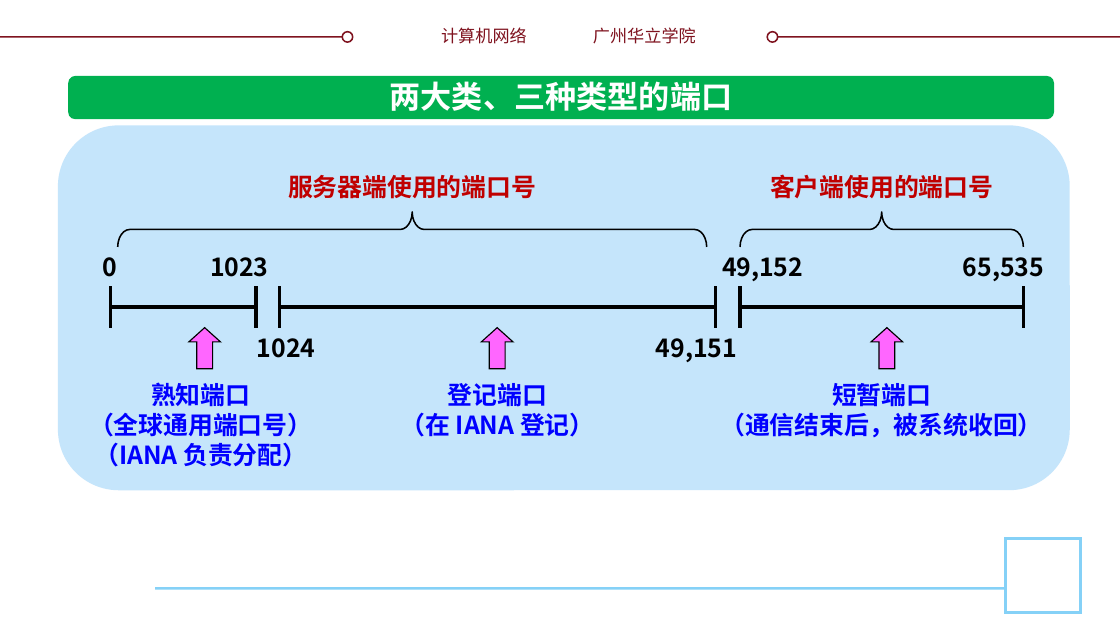
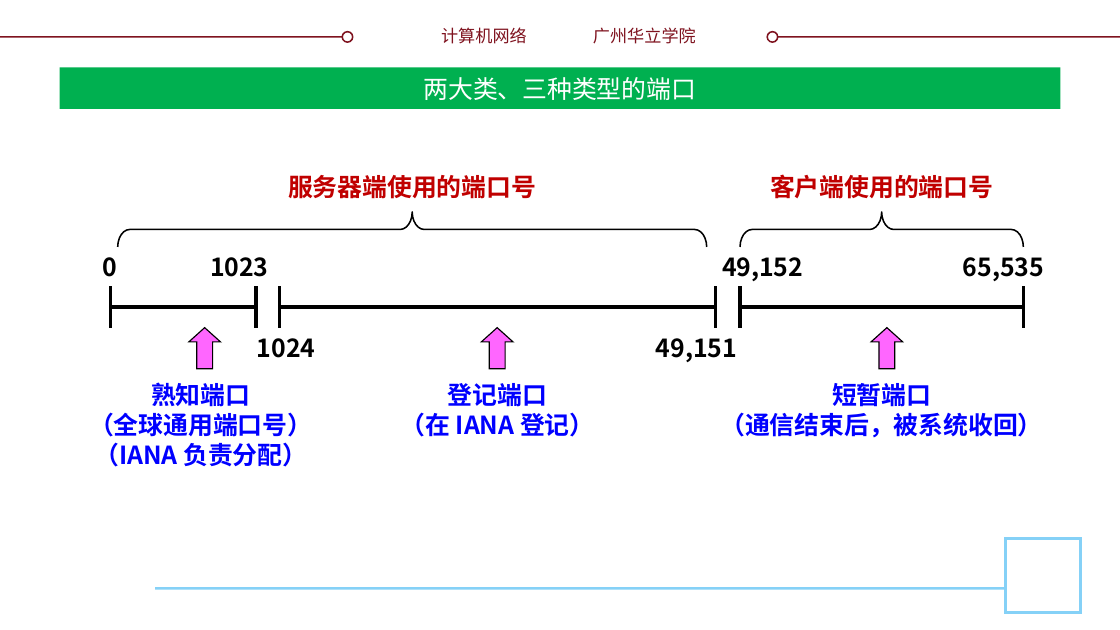
Before and after one commit to glplaman/glplaman.github.io, a slide deck: slide 18 of network/ppt/chap5.pptx. Drawn at 1120x630 pixels with LibreOffice and Linux fonts; fonts in the diff are those of the drawing; background and template pictures are left out. Boxes give left, top, right and bottom in pixels: in the first picture for what was removed or moved away, otherwise in the second. Text is boxed around its words. In the diff, an @@ line names an element or a change of style, - is before the commit and + after.

```diff
--- a/network/ppt/chap5.pptx
+++ b/network/ppt/chap5.pptx
@@ title "两大类、三种类型的端口": place and size @@
-title "两大类、三种类型的端口" at (390, 81, 733, 111)
+title "两大类、三种类型的端口" at (59, 67, 1061, 109)
@@ title "两大类、三种类型的端口" at (59, 67, 1061, 109): size 20 to 16 pt, font Noto Sans CJK SC to Montserrat, bold off; vertical alignment top to middle; fill none to #00B050 @@
@@ rounded rectangle removed at (68, 76, 1054, 120) @@
@@ rounded rectangle removed at (58, 125, 1070, 491) @@
```
Also in this commit, not shown: 16 other slides changed, 3 slides added, 19 other files.
